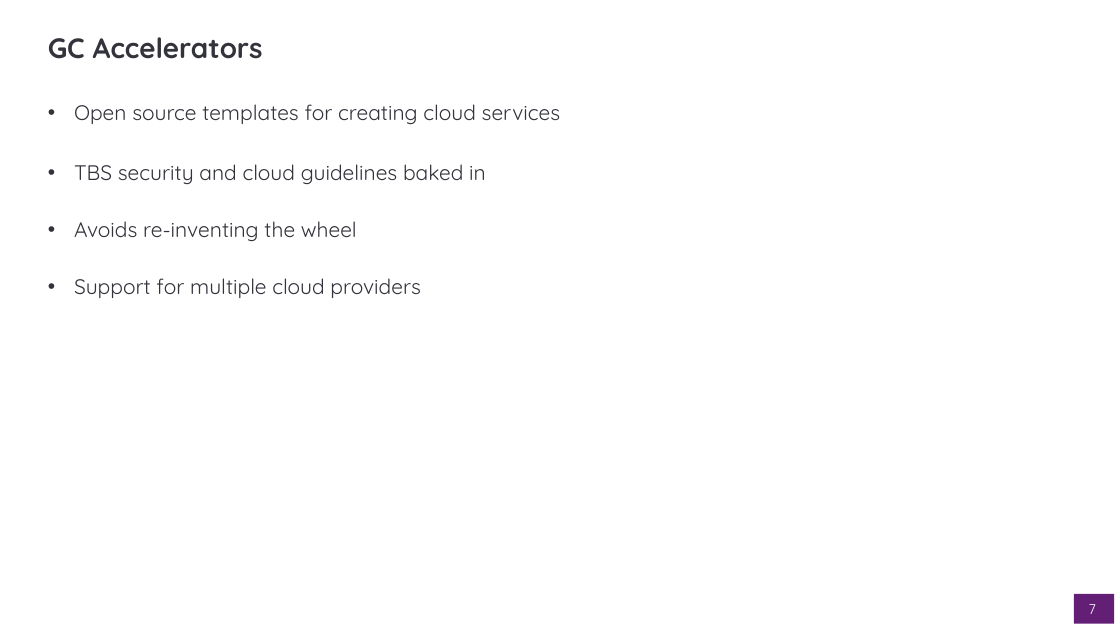
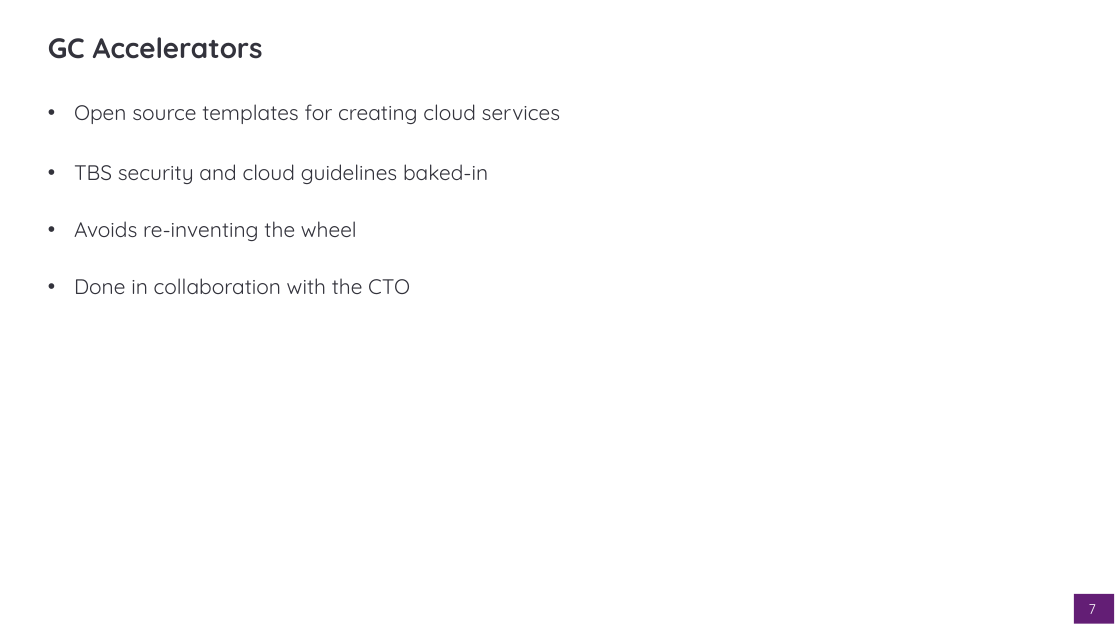
Before and after one commit to dto-btn/reading-material, a slide deck: slide 7 of presentations/dto-all-staff_2019-10-17.pptx. Drawn at 1120x630 pixels with LibreOffice and Linux fonts; fonts in the diff are those of the drawing; background and template pictures are left out. Boxes give left, top, right and bottom in pixels: in the first picture for what was removed or moved away, otherwise in the second. Text is boxed around its words. In the diff, an @@ line names an element or a change of style, - is before the commit and + after.

Commit message:
Trimmed down presentation.  Focus on cloud, automation and devops

```diff
--- a/presentations/dto-all-staff_2019-10-17.pptx
+++ b/presentations/dto-all-staff_2019-10-17.pptx
@@ text at <box>74,164,488,184</box>: text changed @@
-• TBS security and cloud guidelines baked in
+• TBS security and cloud guidelines baked-in
@@ text at <box>74,278,410,294</box>: text changed @@
-• Support for multiple cloud providers
+• Done in collaboration with the CTO
```
Also in this commit, not shown: 5 other slides changed, 6 slides added, 11 slides removed.
